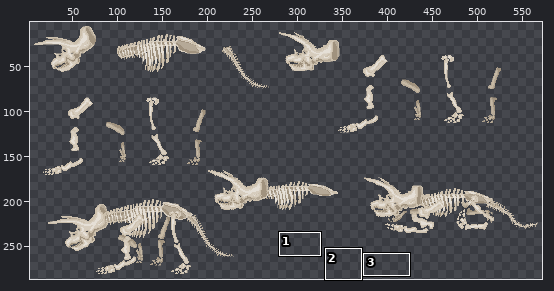
A pixel-art file gets an edit: assets/art/dino_parts.aseprite. The picture above shows the old version from afar; the outline marks the close-up.
Close-up. Before:
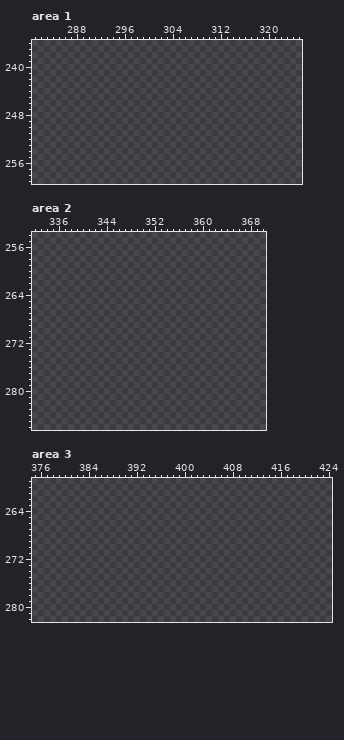
579x291 pixels, 1 frame. Colours within 5 levels of each other are drawn and written as one. Shown: area 1: x 281..325, y 236..259; area 2: x 332..370, y 254..286; area 3: x 375..424, y 259..282. The wide view leaves out empty margins.
After:
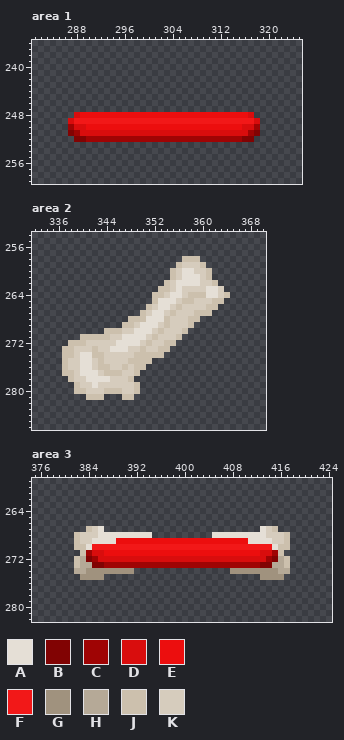
Palette (. is transparent): A #e5dfd6  B #810303  C #9f0404  D #d90d0d  E #ec0e0e  F #f21818  G #a0927e  H #b5a997  J #ccc0ad  K #d6ccbd
Changes in this commit:
--- area 1
@@ x 281..325 @@
 247 .............................................
-248 .............................................
-249 .............................................
-250 .............................................
-251 .............................................
-252 .............................................
+248 .......DEEEEEEEEEEEEEEEEEEEEEEEEEEEED........
+249 ......DFFFFFFFFFFFFFFFFFFFFFFFFFFFFFFD.......
+250 ......CDDEEEEEEEEEEEEEEEEEEEEEEEEEEDDC.......
+251 ......BCDDDDDDDDDDDDDDDDDDDDDDDDDDDDCB.......
+252 .......BBCCCCCCCCCCCCCCCCCCCCCCCCCCBB........
 253 .............................................
--- area 2
@@ x 332..370 @@
 257 .......................................
-258 .......................................
-259 .......................................
-260 .......................................
-261 .......................................
-262 .......................................
-263 .......................................
-264 .......................................
-265 .......................................
-266 .......................................
-267 .......................................
-268 .......................................
-269 .......................................
-270 .......................................
-271 .......................................
-272 .......................................
-273 .......................................
-274 .......................................
-275 .......................................
-276 .......................................
-277 .......................................
-278 .......................................
-279 .......................................
-280 .......................................
-281 .......................................
+258 .........................JJJ...........
+259 ........................JKKKJ..........
+260 .......................JKAAKKJ.........
+261 .......................JKAAAKJ.........
+262 ......................JKAAAAKKJ........
+263 .....................JJKAKKKKAAK.......
+264 ....................JJKAAKJJJAAKJ......
+265 ....................JAAAKJJKKKJJ.......
+266 ...................JKAAKJKKKKJJ........
+267 ..................JKAAKJKKKJJJ.........
+268 ................JJJAAAJKKKJJ...........
+269 ...............JJKAAAKJKKKJ............
+270 ............JJJKKAAAKJKKKJ.............
+271 ........JJJJJKKAAAAKJKKKJ..............
+272 ......JJJKKKKKAAAAKJKKJJ...............
+273 .....JJKKKJKKAAAKKJKKJJ................
+274 .....JJKAAJJKKKKKJJJJJ.................
+275 .....JKKAAKJKKKKJJJJ...................
+276 .....JKKAAKJJKKJKJJ....................
+277 .....JJKAAAKJJJKKJ.....................
+278 ......JKKAAAAKKKJ......................
+279 .......JKKAKKKKKKJ.....................
+280 .......JJKKKJJJKKJ.....................
+281 .........JJJ...JJ......................
 282 .......................................
--- area 3
@@ x 375..424 @@
 266 ..................................................
-267 ..................................................
-268 ..................................................
-269 ..................................................
-270 ..................................................
-271 ..................................................
-272 ..................................................
-273 ..................................................
-274 ..................................................
-275 ..................................................
+267 .........JKA..........................AKJ.........
+268 .......JKKKAAAAAAAAA..........AAAAAAAAAKKKJ.......
+269 .......JKKAAAAEEEEEEEEEEEEEEEEEEEEEEAAAAKKJ.......
+270 .......JJAFFFFFFFFFFFFFFFFFFFFFFFFFFFFFFAJJ.......
+271 ........JCDDEEEEEEEEEEEEEEEEEEEEEEEEEEDDCJ........
+272 .......JHBCDDDDDDDDDDDDDDDDDDDDDDDDDDDDCBHJ.......
+273 .......JHHBBCCCCCCCCCCCCCCCCCCCCCCCCCCBBHHJ.......
+274 .......HHGGGGGGGG................GGGGGGGGHH.......
+275 ........GGGG..........................GGGG........
 276 ..................................................
Where, in picture pixels (left, top, right, bottom), the same in both close-ups:
added: (68, 112, 260, 142)
added: (62, 256, 230, 400)
added: (74, 526, 290, 580)
